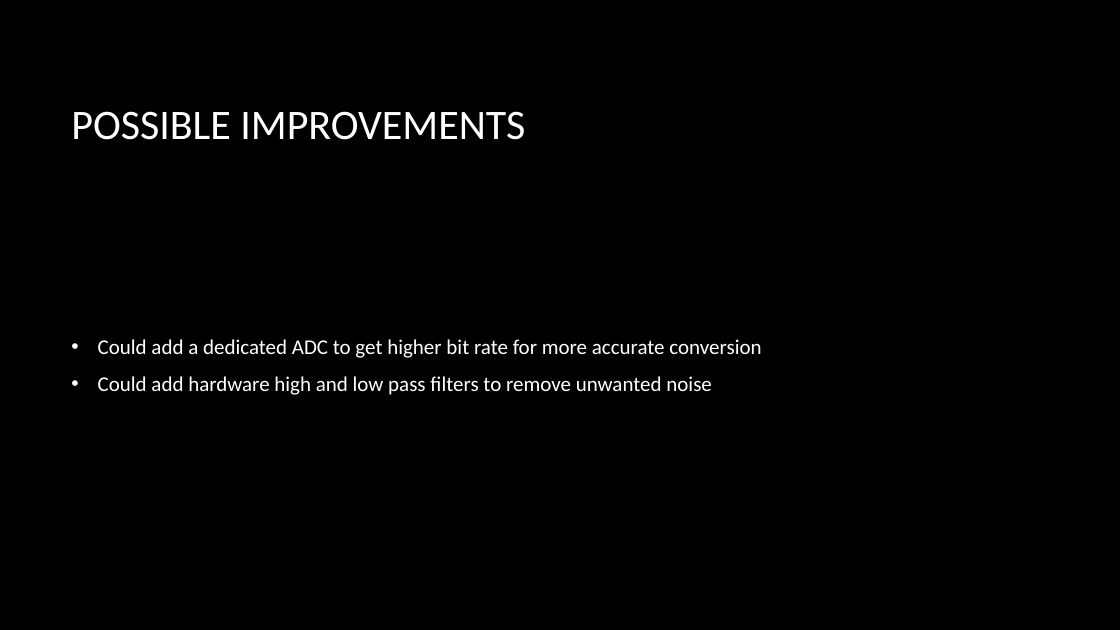
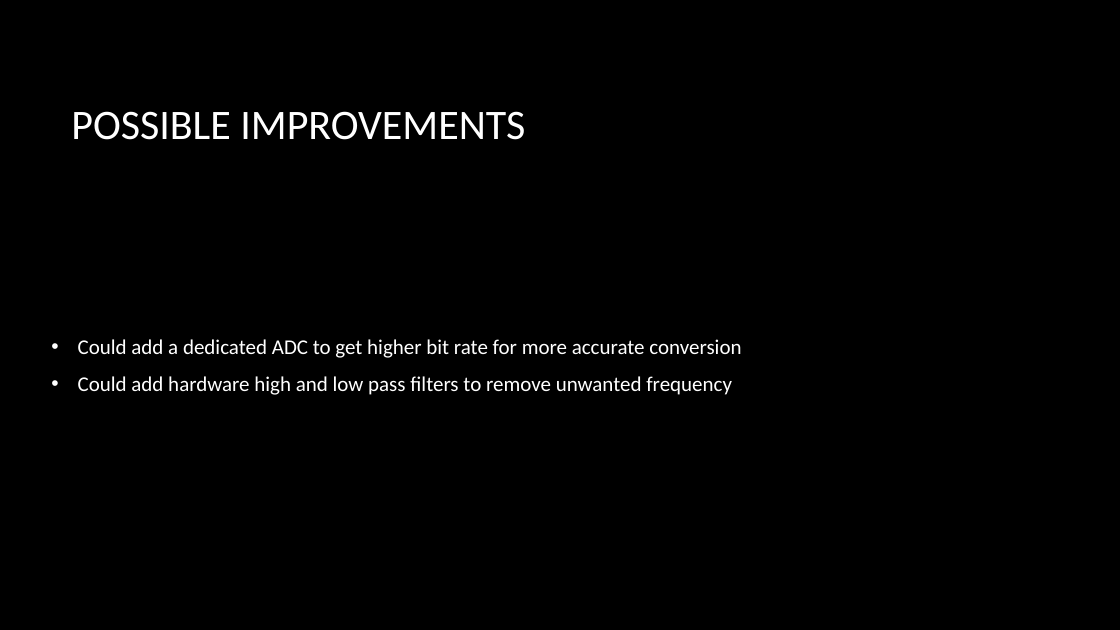
Before and after one commit to TheJonBovi/Pitch_Identifier, a slide deck: slide 12 of embedded C project .pptx (slide 14 before the commit). Drawn at 1120x630 pixels with LibreOffice and Linux fonts; fonts in the diff are those of the drawing; background and template pictures are left out. Boxes give left, top, right and bottom in pixels: in the first picture for what was removed or moved away, otherwise in the second. Text is boxed around its words. In the diff, an @@ line names an element or a change of style, - is before the commit and + after.

```diff
--- a/embedded C project .pptx
+++ b/embedded C project .pptx
@@ text "Could add a dedicated ADC ...": place and size @@
-text "Could add a dedicated ADC ..." at box(98, 339, 761, 395)
+text "Could add a dedicated ADC ..." at box(78, 339, 741, 395)
@@ text at box(78, 376, 732, 395): text changed @@
-• Could add hardware high and low pass filters to remove unwanted noise
+• Could add hardware high and low pass filters to remove unwanted frequency
```
Also in this commit, not shown: 9 other slides changed, 2 slides removed, 6 other files.
